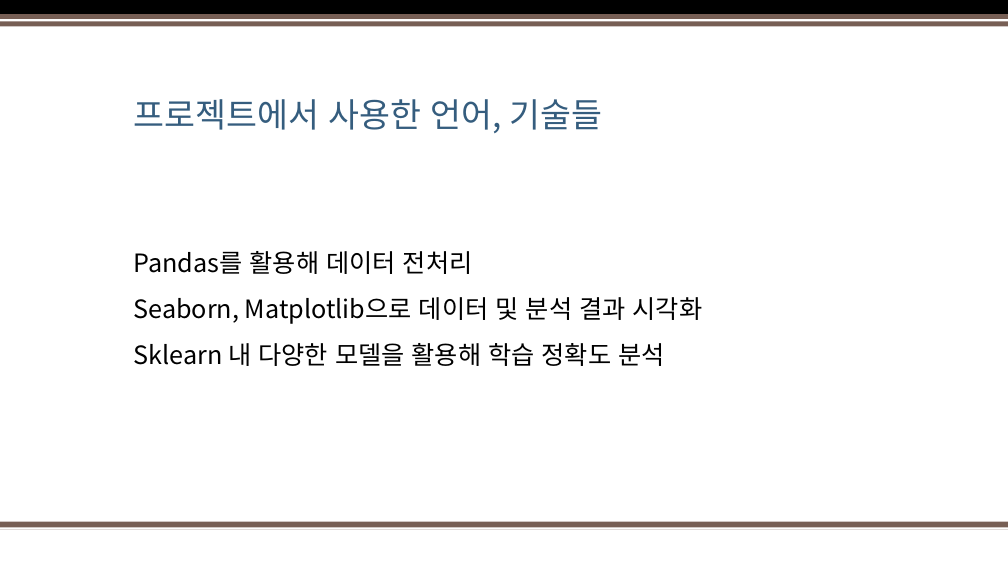
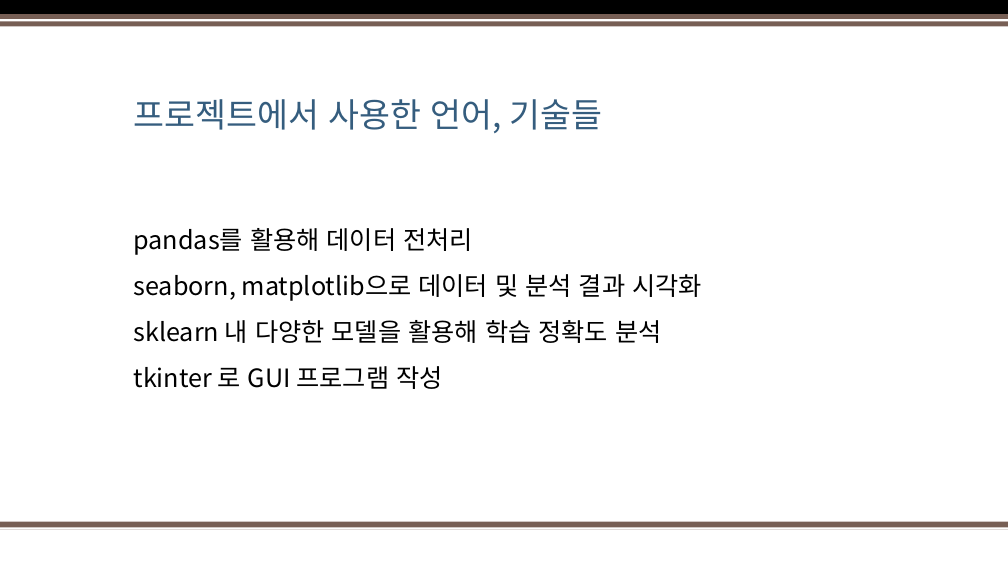
Before and after one commit to Jeong-Seongwon/portfolio, a slide deck: slide 6 of titanic/Portfolio.pptx. Drawn at 1008x567 pixels with LibreOffice and Linux fonts; fonts in the diff are those of the drawing; background and template pictures are left out. Boxes give left, top, right and bottom in pixels: in the first picture for what was removed or moved away, otherwise in the second. Text is boxed around its words. In the diff, an @@ line names an element or a change of style, - is before the commit and + after.

```diff
--- a/titanic/Portfolio.pptx
+++ b/titanic/Portfolio.pptx
@@ text at bbox=[133, 228, 702, 389]: text changed @@
-Pandas를 활용해 데이터 전처리
-Seaborn, Matplotlib으로 데이터 및 분석 결과 시각화
-Sklearn 내 다양한 모델을 활용해 학습 정확도 분석
+pandas를 활용해 데이터 전처리
+seaborn, matplotlib으로 데이터 및 분석 결과 시각화
+sklearn 내 다양한 모델을 활용해 학습 정확도 분석
+tkinter 로 GUI 프로그램 작성
```
Also in this commit, not shown: 1 other slide changed, 1 other file.
